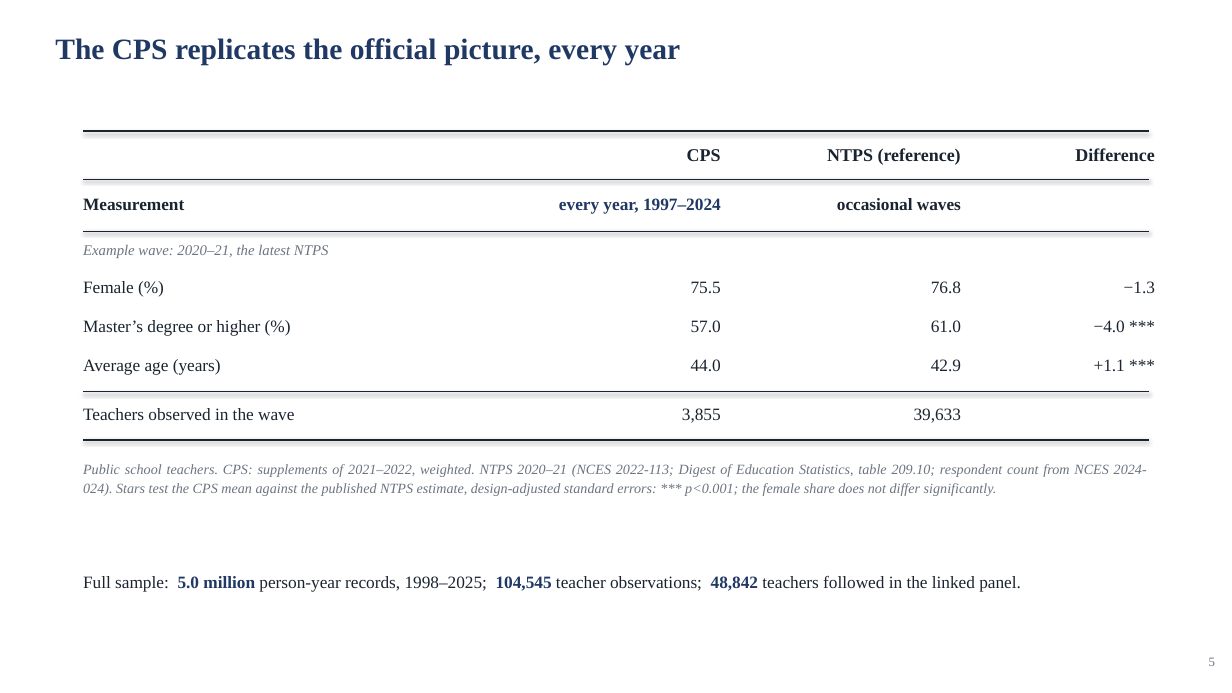
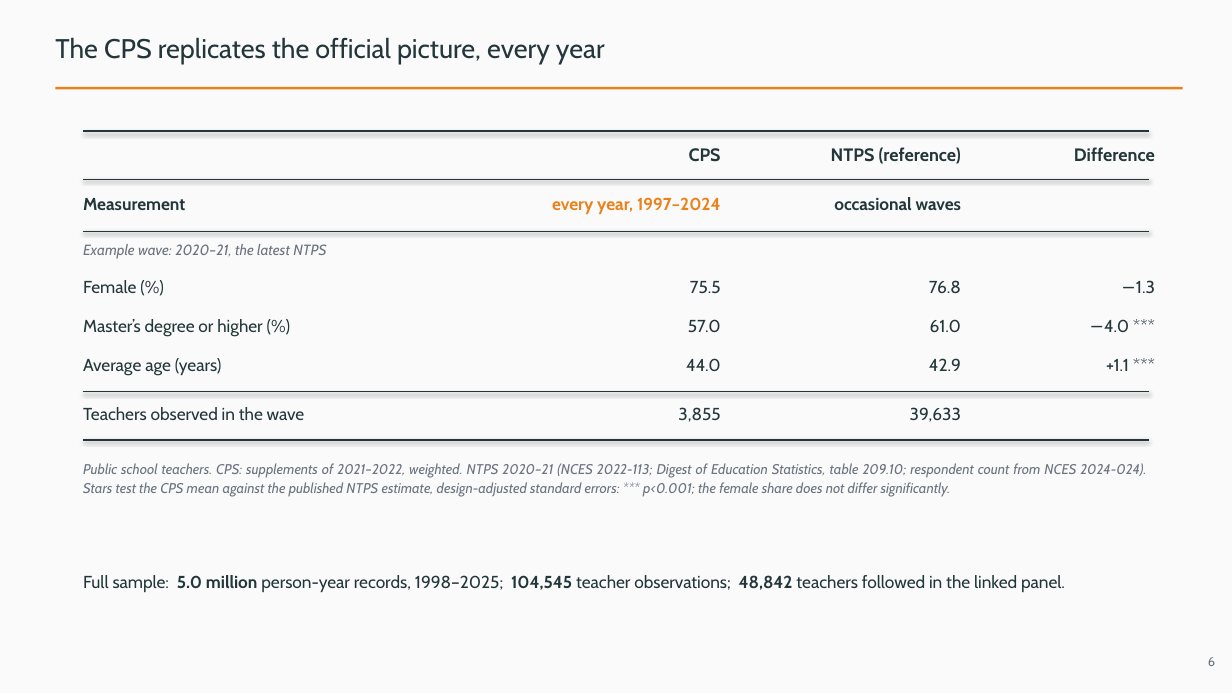
Before and after one commit to jedr1-ship-it/Alternative-Pathways----Quant, a slide deck: slide 6 of report/data_cluster/Proyect_US_cluster.pptx (slide 5 before the commit). Drawn at 1232x693 pixels with LibreOffice and Linux fonts; fonts in the diff are those of the drawing. Boxes give left, top, right and bottom in pixels: in the first picture for what was removed or moved away, otherwise in the second. Text is boxed around its words. In the diff, an @@ line names an element or a change of style, - is before the commit and + after.

```diff
--- a/report/data_cluster/Proyect_US_cluster.pptx
+++ b/report/data_cluster/Proyect_US_cluster.pptx
@@ background #FFFFFF to #FAFAFA @@
@@ text "The CPS replicates the official ..." at bbox=[55, 37, 605, 64]: size 23 to 21 pt, font Times New Roman to Cabin, text colour #1F3864 to #23373B, bold off @@
@@ rectangle added at bbox=[55, 87, 1183, 90], fill #EB811B @@
@@ line (83, 131) - (1149, 131): stroke #1A2430 1.4 pt to #23373B 1.4 pt @@
@@ line (83, 179) - (1149, 179): stroke #1A2430 0.75 pt to #23373B 0.75 pt @@
@@ text "every year, 1997–2024" at bbox=[552, 197, 721, 215]: font Times New Roman to Cabin, text colour #1F3864 to #EB811B @@
@@ text "Example wave: 2020–21, the latest ..." at bbox=[83, 244, 326, 259]: font Times New Roman to Cabin @@
@@ line (83, 231) - (1149, 231): stroke #1A2430 0.75 pt to #23373B 0.75 pt @@
@@ line (83, 392) - (1149, 392): stroke #1A2430 0.75 pt to #23373B 0.75 pt @@
@@ font Times New Roman to Cabin, text colour #1A2430 to #23373B in 20 elements at bbox=[689, 148, 721, 162], bbox=[831, 147, 961, 164], bbox=[1074, 147, 1155, 161], bbox=[83, 198, 185, 210], bbox=[834, 197, 961, 210], bbox=[83, 280, 136, 293], bbox=[690, 281, 721, 294], bbox=[929, 280, 961, 294], bbox=[1136, 280, 1155, 294], bbox=[83, 319, 262, 337], bbox=[688, 319, 721, 333], bbox=[930, 319, 961, 333], bbox=[1104, 319, 1129, 332], bbox=[83, 358, 221, 375], bbox=[686, 358, 721, 371], bbox=[929, 358, 961, 371], bbox=[1106, 359, 1129, 371], bbox=[83, 407, 305, 420], bbox=[678, 407, 720, 422], bbox=[910, 407, 961, 422] @@
@@ line (83, 440) - (1149, 440): stroke #1A2430 1.4 pt to #23373B 1.4 pt @@
@@ text "Public school teachers. CPS: supplements ..." at bbox=[83, 463, 1146, 497]: font Times New Roman to Cabin @@
@@ text "Full sample: 5.0 million person-year ..." at bbox=[83, 575, 1065, 592]: font Times New Roman to Cabin; text colour #1A2430 to #23373B in "Full sample: person-year records, 1998–2025; teacher observa ..."; text colour #1F3864 to #23373B in "5.0 million 104,545 48,842" @@
@@ text at bbox=[1208, 657, 1215, 666]: text changed; font Times New Roman to Cabin @@
-5
+6
```
Also in this commit, not shown: 36 other slides changed, 5 slides added, 2 slides removed, 3 other files.
